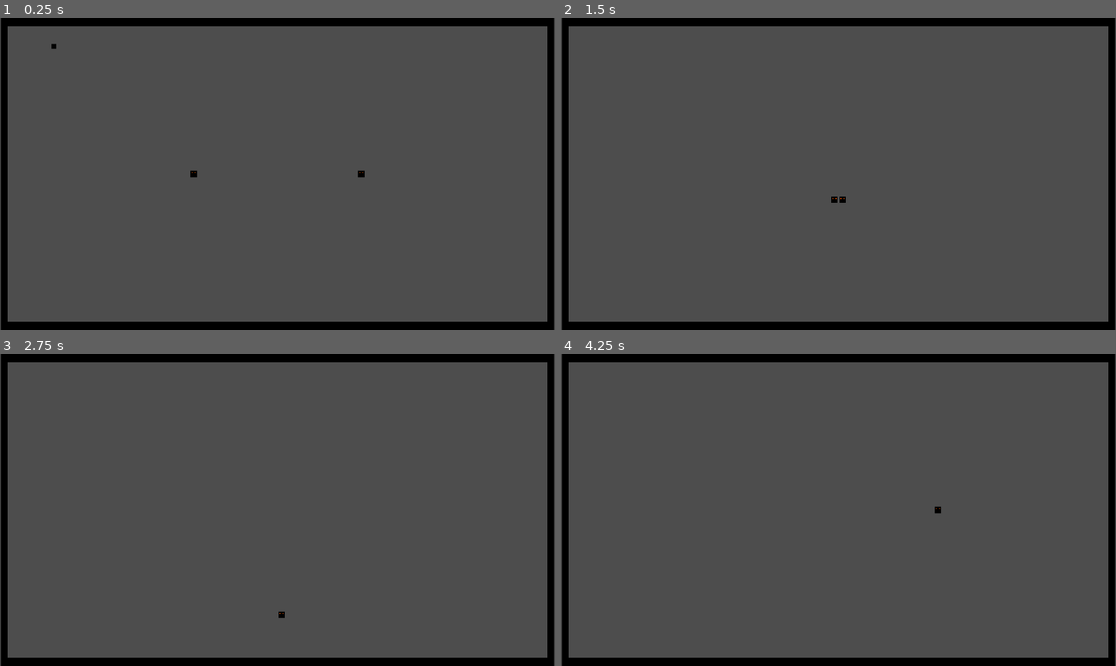
Above: before the commit, frames 1-4 (two rows, left to right).
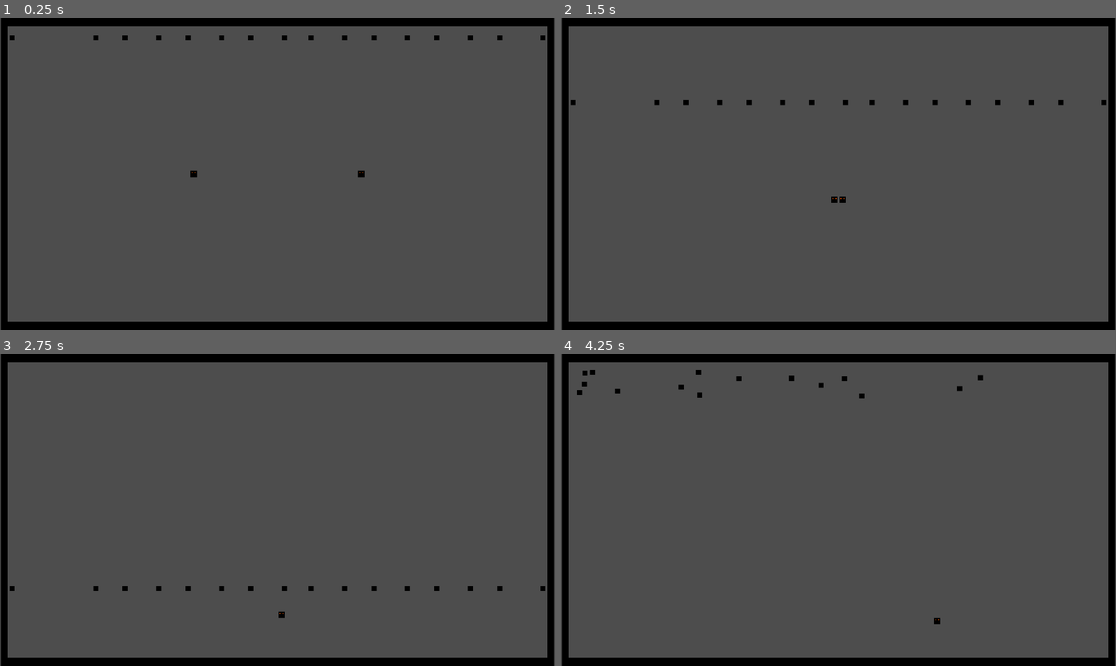
Above: after the commit, the same moments.

Repository: Mryes1234/Symmetrical-Hell
Game: Godot game, scene res://Scenes/main.tscn
Two runs of this game, one before a commit and one after it. Both use one fixed random seed, a clock stepped at 60 frames per second and the inputs below.
Inputs:
- Up to frame 1 (0.25 s): no input
- Up to frame 2 (1.5 s): hold Right (ui_right) 0.53-1.28 s; hold Down (ui_down) from 1.28 s (still down)
- Up to frame 3 (2.75 s): release Down (ui_down) at 2.03 s; hold Right (ui_right) from 2.03 s (still down)
- Up to frame 4 (4.25 s): release Right (ui_right) at 2.78 s; hold Up (ui_up) 2.78-3.53 s; hold Left (ui_left) from 3.53 s (still down)

The runs differ from the first frame. In frame 1, 0.3% of the frame differs, in the area x 1-99%, y 5-10%; in frame 2, 0.3%; in frame 3, 0.2%; in frame 4, 0.3%, in the area x 2-77%, y 5-87%.

Commit message:
I have dmage working, getting particles set up good

Diff:
--- a/Scenes/main.gd
+++ /dev/null
@@ -1,5 +0,0 @@
-extends Node2D
-
-func _on_area_2d_body_entered(body: Node2D) -> void:
-	#_respawn()
-	pass
--- a/Scenes/main.tscn
+++ b/Scenes/main.tscn
@@ -1,7 +1,7 @@
 [gd_scene load_steps=14 format=4 uid="uid://caq6ldqwdb71p"]
 
 [ext_resource type="Texture2D" uid="uid://inc0q666e515" path="res://New Piskel-2.png" id="1_jjgbg"]
-[ext_resource type="Script" uid="uid://d1td5md8pehne" path="res://Scenes/main.gd" id="1_kry3j"]
+[ext_resource type="Script" uid="uid://d1td5md8pehne" path="res://Scripts/main.gd" id="1_kry3j"]
 [ext_resource type="PackedScene" uid="uid://blcrj01tfyl8o" path="res://Scenes/player.tscn" id="2_8gbba"]
 [ext_resource type="PackedScene" uid="uid://cl0xul0anfe03" path="res://Scenes/player_2.tscn" id="3_jjvhh"]
 [ext_resource type="PackedScene" uid="uid://cog245s6blpau" path="res://Scenes/particle.tscn" id="4_jjvhh"]
@@ -2079,7 +2079,7 @@
 polygon = PackedVector2Array(-198, 105, 200, 105, 200, 112, -199, 112)
 
 [sub_resource type="RectangleShape2D" id="RectangleShape2D_kry3j"]
-size = Vector2(386, 6)
+size = Vector2(386, 3)
 
 [node name="Main" type="Node2D"]
 script = ExtResource("1_kry3j")
@@ -2119,13 +2119,61 @@
 [node name="LightOccluder2D" type="LightOccluder2D" parent="."]
 occluder = SubResource("OccluderPolygon2D_jjvhh")
 
-[node name="Particle" parent="." instance=ExtResource("4_jjvhh")]
-position = Vector2(-160, -99)
+[node name="Node" type="Node" parent="."]
+
+[node name="Particle" parent="Node" instance=ExtResource("4_jjvhh")]
+position = Vector2(-190, -99)
+
+[node name="Particle3" parent="Node" instance=ExtResource("4_jjvhh")]
+position = Vector2(-109, -99)
+
+[node name="Particle4" parent="Node" instance=ExtResource("4_jjvhh")]
+position = Vector2(-85, -99)
+
+[node name="Particle5" parent="Node" instance=ExtResource("4_jjvhh")]
+position = Vector2(-64, -99)
+
+[node name="Particle8" parent="Node" instance=ExtResource("4_jjvhh")]
+position = Vector2(48, -99)
+
+[node name="Particle2" parent="Node" instance=ExtResource("4_jjvhh")]
+position = Vector2(-130, -99)
+
+[node name="Particle9" parent="Node" instance=ExtResource("4_jjvhh")]
+position = Vector2(-19, -99)
+
+[node name="Particle10" parent="Node" instance=ExtResource("4_jjvhh")]
+position = Vector2(5, -99)
+
+[node name="Particle6" parent="Node" instance=ExtResource("4_jjvhh")]
+position = Vector2(-40, -99)
+
+[node name="Particle7" parent="Node" instance=ExtResource("4_jjvhh")]
+position = Vector2(24, -99)
+
+[node name="Particle11" parent="Node" instance=ExtResource("4_jjvhh")]
+position = Vector2(69, -99)
+
+[node name="Particle12" parent="Node" instance=ExtResource("4_jjvhh")]
+position = Vector2(93, -99)
+
+[node name="Particle13" parent="Node" instance=ExtResource("4_jjvhh")]
+position = Vector2(114, -99)
+
+[node name="Particle14" parent="Node" instance=ExtResource("4_jjvhh")]
+position = Vector2(138, -99)
+
+[node name="Particle15" parent="Node" instance=ExtResource("4_jjvhh")]
+position = Vector2(159, -99)
+
+[node name="Particle16" parent="Node" instance=ExtResource("4_jjvhh")]
+position = Vector2(190, -99)
 
 [node name="Area2D" type="Area2D" parent="."]
 
 [node name="CollisionShape2D" type="CollisionShape2D" parent="Area2D"]
-position = Vector2(0, 103)
+position = Vector2(0, 104.5)
 shape = SubResource("RectangleShape2D_kry3j")
 
 [connection signal="body_entered" from="Area2D" to="." method="_on_area_2d_body_entered"]
+[connection signal="body_exited" from="Area2D" to="." method="_on_area_2d_body_exited"]
--- a/Scenes/particle.tscn
+++ b/Scenes/particle.tscn
@@ -11,7 +11,7 @@
 
 [node name="Particle" type="RigidBody2D"]
 mass = 0.205
-gravity_scale = 0.266
+gravity_scale = 0.046
 script = ExtResource("1_u2rni")
 
 [node name="CollisionShape2D" type="CollisionShape2D" parent="."]
--- /dev/null
+++ b/Scripts/main.gd
@@ -0,0 +1,17 @@
+extends Node2D
+
+func _on_area_2d_body_entered(body: Node2D) -> void:
+	if body is drop:
+		_respawn_particle()
+		print(body)
+		body.queue_free()
+
+
+func _on_area_2d_body_exited(body: Node2D) -> void:
+	print("A")
+
+func _respawn_particle():
+	var particle = preload("res://Scenes/particle.tscn").instantiate()
+	particle.position = Vector2(randf_range(-190,190),-99)
+	await get_tree().create_timer(randf_range(0.1,1)).timeout
+	add_child(particle)
--- a/Scripts/particle.gd
+++ b/Scripts/particle.gd
@@ -1,13 +1,4 @@
-extends Node2D
-
-var linear_velocity
-var angular_velocity
-var sleeping
+extends RigidBody2D
+class_name drop
 
 @onready var respawn_location: Vector2 = Vector2(-160,-99)
-
-func _respawn():
-	linear_velocity = Vector2.ZERO
-	angular_velocity = 0.0
-	global_position = respawn_location
-	sleeping = false
--- a/Scripts/player_2.gd
+++ b/Scripts/player_2.gd
@@ -7,11 +7,17 @@
 var max_health: int = 10
 var health: int = max_health
 var damage_amount: int = 1
+var timer = null
 
 signal health_changed(new_health: float, max_health: float)
 signal player_died
 
 func _ready():
+	timer = Timer.new()
+	timer.set_one_shot(false)
+	timer.set_autostart(true)
+	timer.set_wait_time(0.0000001)
+	add_child(timer)
 	health = max_health
 	collision_layer = 1
 
@@ -54,3 +60,7 @@
 	xdirection = Input.get_axis("ui_right", "ui_left")
 	ydirection = Input.get_axis("ui_up", "ui_down")
 	move_and_slide()
+
+
+func _on_area_2d_area_entered(area: Area2D) -> void:
+	take_damage(damage_amount)
Renamed: Scenes/main.gd.uid -> Scripts/main.gd.uid
